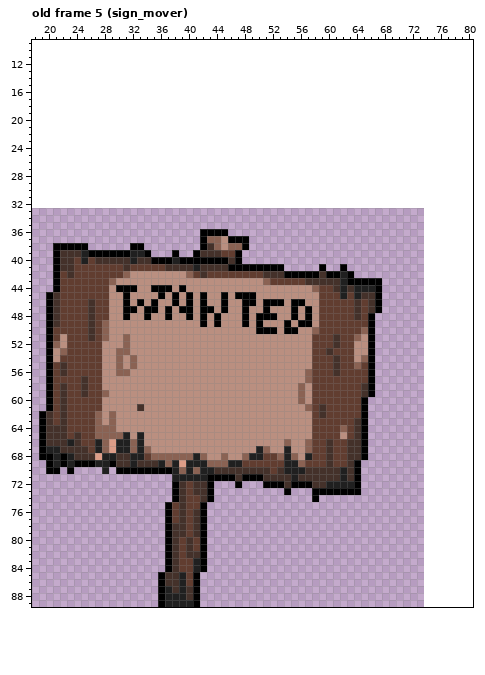
A pixel-art file gets an edit: sprites/sign.ase. Above: the version before the commit.
60x60 pixels, 14 frames. Colours within 5 levels of each other are drawn and written as one. Shown: old frame 5 (sign_mover): x 18..80, y 9..89. The old version is drawn lined up with the new one, on the new canvas. The commit also changed other frames, which this record leaves out.
The result:
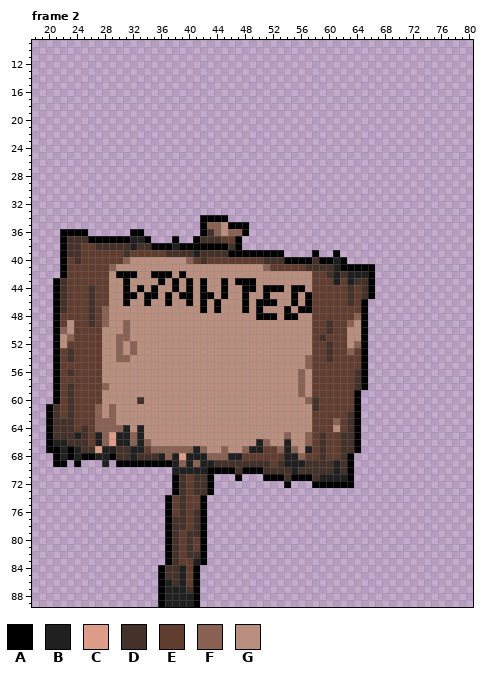
Palette (. is transparent): A #000000  B #202020  C #dd9d88  D #44312a  E #613d30  F #8a6253  G #ba8f80
A new or re-ordered frame is compared with the old frame closest to it.
The edit:
canvas 60x60 -> 90x90, the old top-left corner now at 14,33 (the part of the old canvas that was cut away was empty and is not shown)
frames 14 -> 27
Changed rows in their new state; - is an unchanged pixel.
Frame 2 is new; against old frame 5 (sign_mover):
first column x 19:
34 -----------------------AAAA----------------------
35 -----------------------AFFGAAA-------------------
36 ---AAAA------AA---------DFGFFA-------------------
37 ---ADDDAAAAAABBA---A--ADDDEE-.-------------------
38 --.-DDEEDDDDDBDDAAABAAA-AAADA.-------------------
39 --.A--EEEEEEDEEEEEDDDDB---DA-AAAAAA----A--A------
40 --.AEDE-EEEEFGGGGGGGGFEDEEEEEEEEDDDAAAADAABA-----
41 --.AE-----FGGGGGGGGGGGGGGGGGGGGGFEEEEEDDDDB-AAAA-
42 --.AE-----GAAA--AAA-AGGGGGGGGGGGGGGGGGGEEDBDBBBA-
43 ---D------G-A----A-A-A-A--A-AAA-GGGGGGGEEEBEBDD-.
44 ---D---D---G-GA--GGAGA-A--A--AA-AAA-AA-E--EE-EDA.
45 -.AD---D-----A-AAGAGA---A---G-G-A---A-AE---EDE-A.
46 -.AD----------GAG-AG-----AG---GA--G--GAE----DEA..
47 -.AD-----F--GG-GG-G-GG--GAG----AG--AGA-E-----EA..
48 -.A------F--G--G--G--G-G-G---G-----A--GE-----FA.-
49 -.A-G-------F----------G-G---G-G---G-GGE-D--FGA.-
50 -.AFG--E-G--F------------------GGG-GG--E-D--GGA.-
51 -.A-F--E-G-F----------------------------D-E-GGA.-
52 -.A--------FGF---------------------------DE-GFA.-
53 -.AED-------GF------------------------------FEA.-
54 -.A-D-------FG------------------------F--DE--EA.-
55 -.AE-------G-G------------------------F---E--EA.-
56 -.AED------GG------------------------FG---E--DA.-
57 -.A---E------------------------------FG------DA.-
58 -.AED-E--F-----------------------------------DA.-
59 -.AED-E--G-----------------------------------A..-
60 -.AED---------D----------------------GFD-----A.--
61 --DED---F-F---G-----------------------GDE----A.--
62 .ADED-----------------------------------E---DA.--
63 .AD-D----F--------------------------------F-DA.--
64 .A--D-D----FB-B---------------------------GEDA.--
65 .A--DBD-B-CB-F---------------------F--F-D--DDA.--
66 .ABBD-D--------F---------------BF--B----DE-D-A.--
67 .AABAB-DCBBDDB-EFFFFFFBF--F--FB-EEF-F-B-DE-D-A.--
68 ..ABABAAB-A---DDDB-BCB-BFF-BBEEE--E-BFE-DE-DA..--
69 -.A-.-...-.AAAAAAAA-F-F-BDDDDDDDD-D--BDDD-BDA.---
70 -..-.----.-........-B-B-AAAA-AAA-D-D-D----BDA.---
71 -------------------ADEDD-...A...AAA-AAA-BBB-A.---
72 ----------------------------.---...A...AAAAAA.---
73 -----------------------------------.---.......---
74 ------------------AE---A.--------------.---------
77 -------------------D-----------------------------
79 --------------------ED---------------------------
first column x 36:
84 AD-B-A.
86 -B-----
87 --B----
88 ----B--
